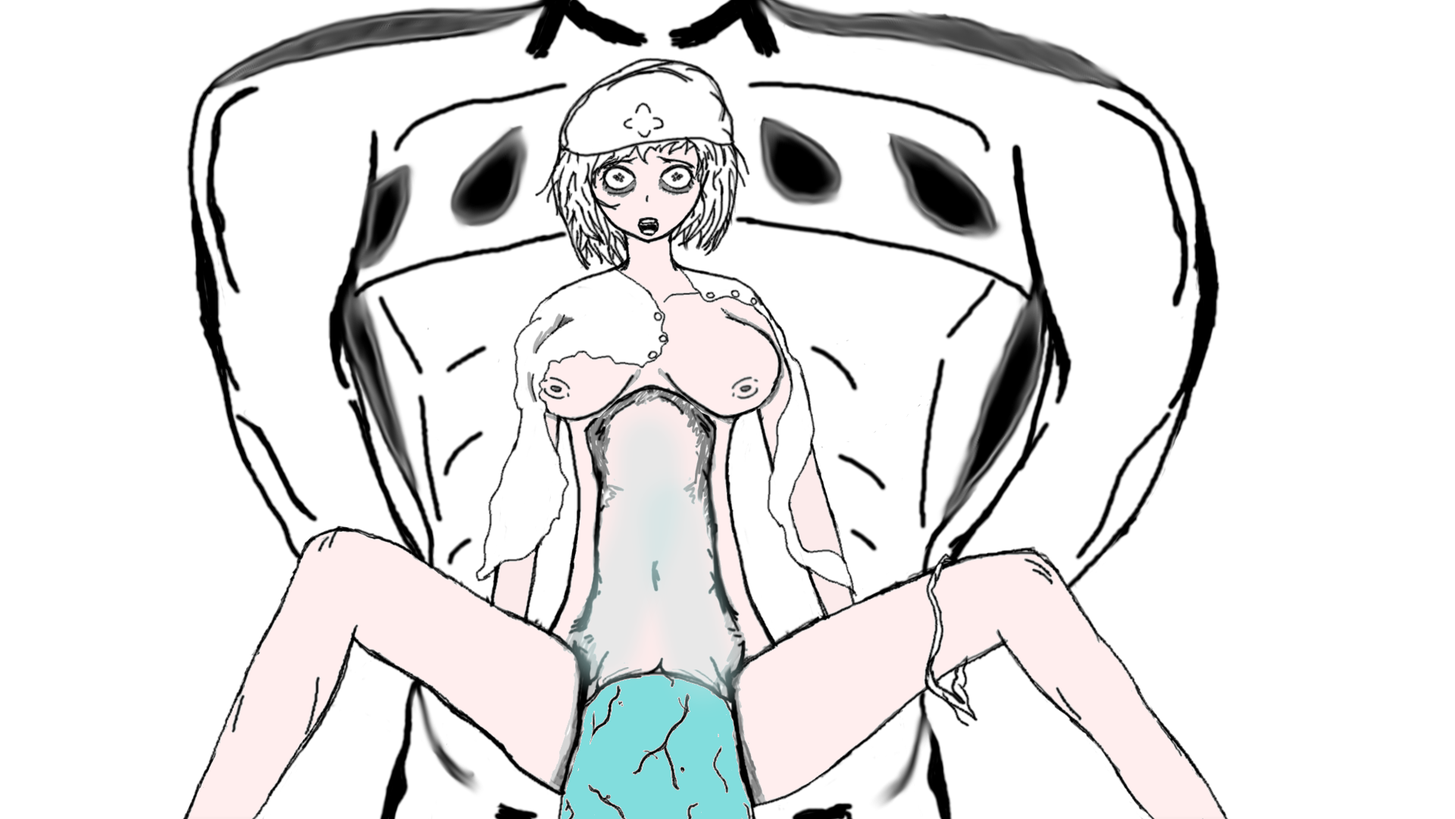
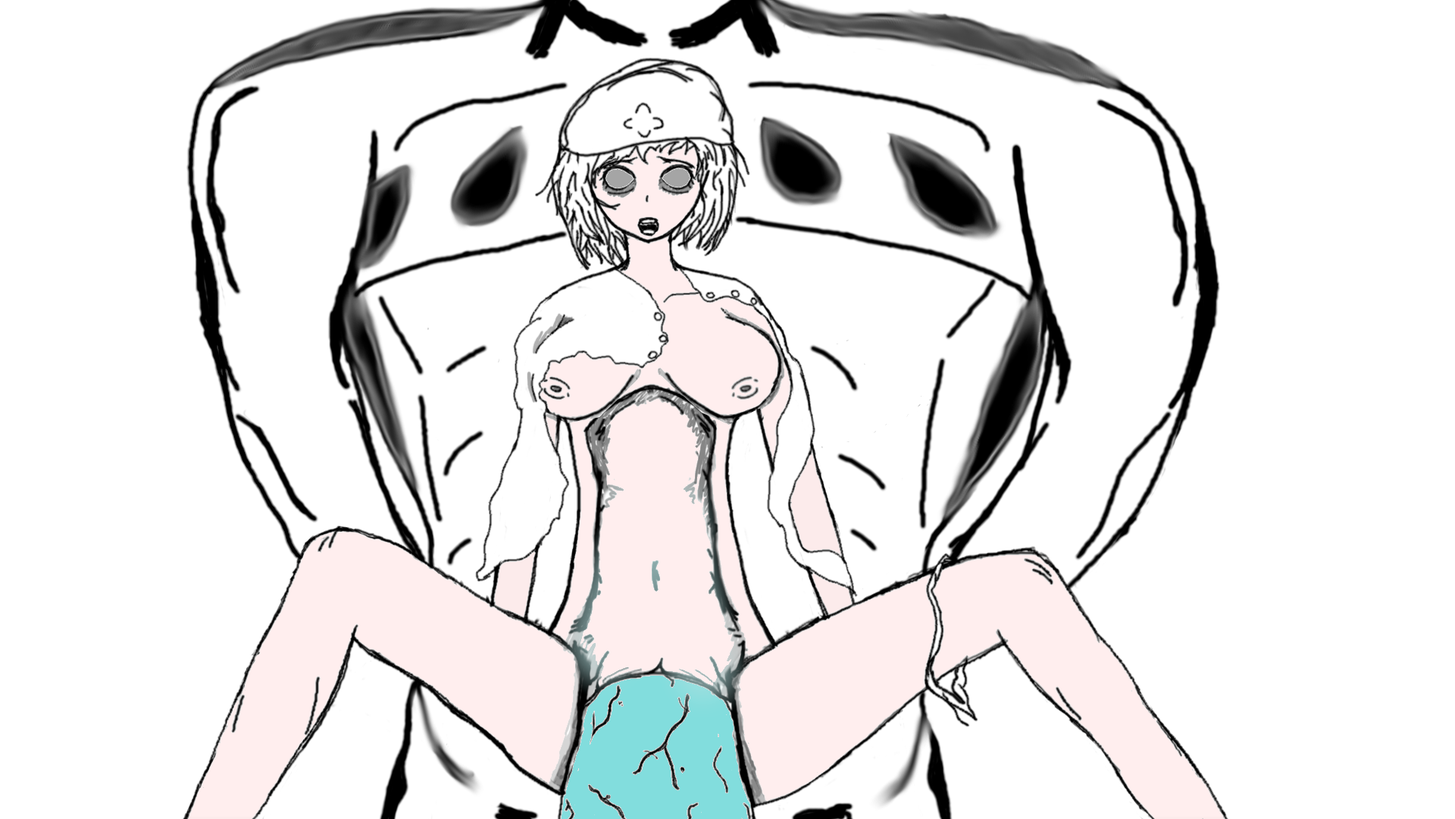
Layer changes from the first 1455x819 image to the second:
painted on "Background" over (x1=580, y1=167, x2=735, y2=686)
